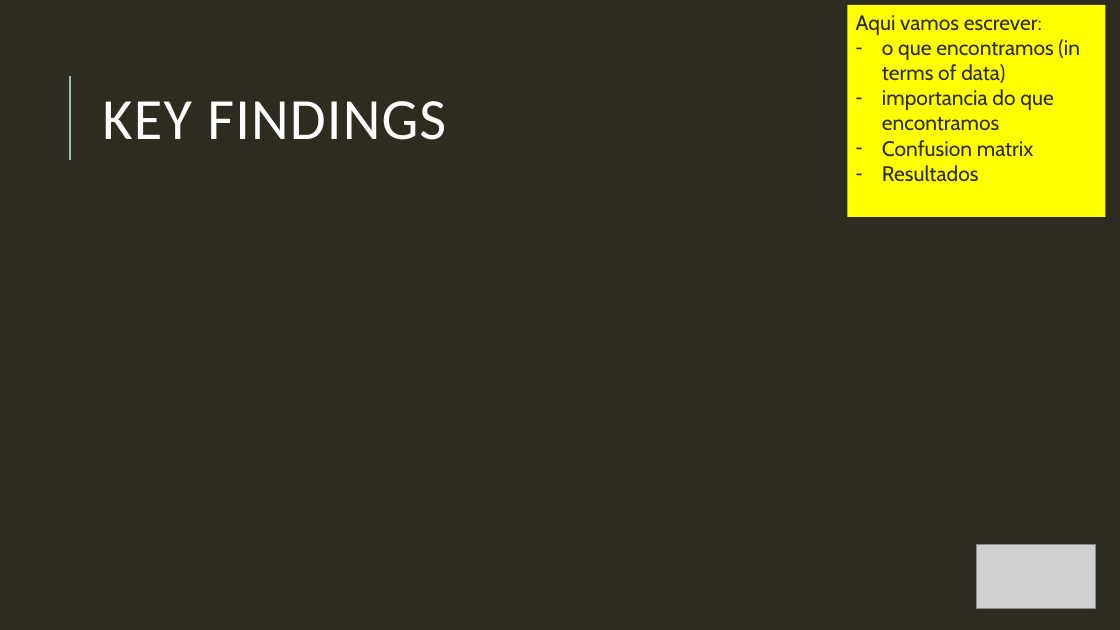
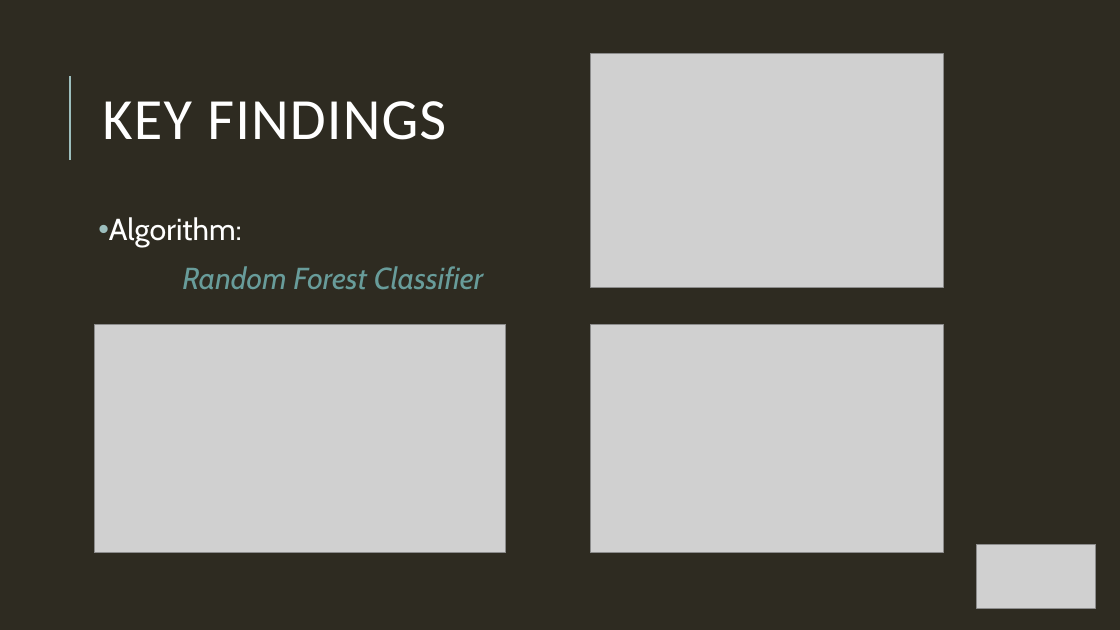
Before and after one commit to Debs86/Business_Cases_Projects, a slide deck: slide 3 of BC2/GroupD_BC2_Presentation.pptx. Drawn at 1120x630 pixels with LibreOffice and Linux fonts; fonts in the diff are those of the drawing; grey boxes stand for pictures. Boxes give left, top, right and bottom in pixels: in the first picture for what was removed or moved away, otherwise in the second. Text is boxed around its words. In the diff, an @@ line names an element or a change of style, - is before the commit and + after.

```diff
--- a/BC2/GroupD_BC2_Presentation.pptx
+++ b/BC2/GroupD_BC2_Presentation.pptx
@@ rectangle removed at box(848, 5, 1106, 217) @@
-Aqui vamos escrever:
-– o que encontramos (in terms of data)
-– importancia do que encontramos
-– Confusion matrix
-– Resultados
@@ picture added at box(591, 54, 944, 287) @@
@@ text added at box(109, 217, 483, 290), 26 pt, text #689C9A, italic @@
+• Algorithm:
+Random Forest Classifier
@@ picture added at box(94, 324, 506, 553) @@
@@ picture added at box(591, 324, 944, 553) @@
```
Also in this commit, not shown: 2 other slides changed, 2 slides added, 2 slides removed.
